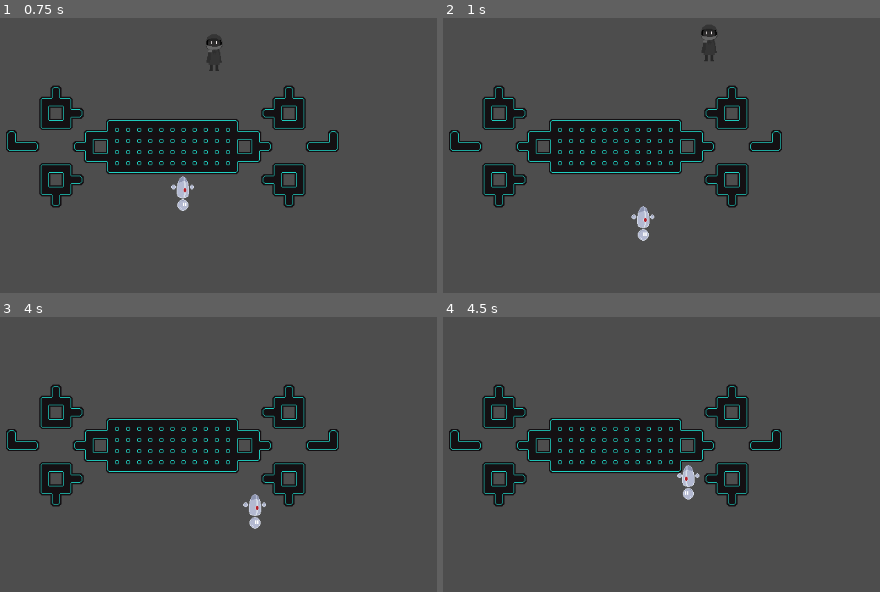
Above: before the commit, frames 1-4 (two rows, left to right).
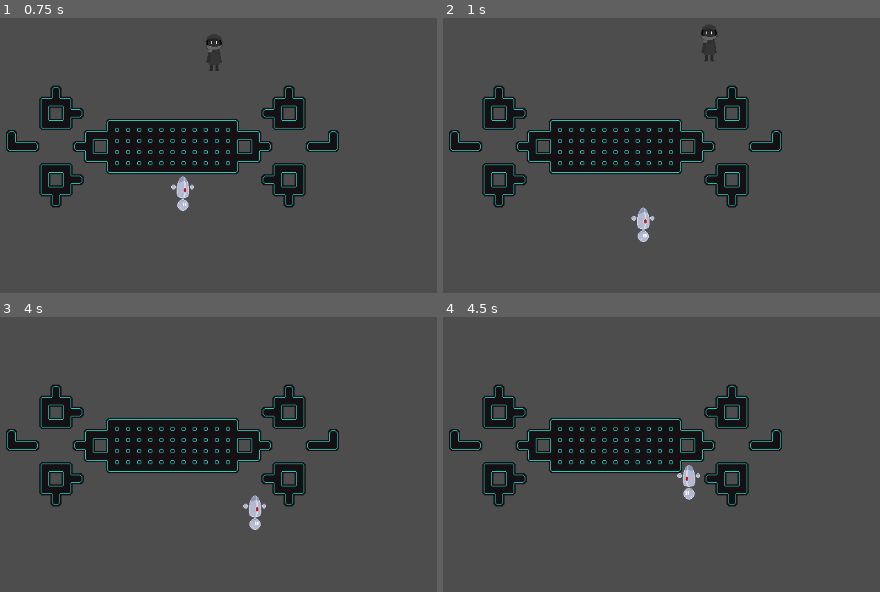
Above: after the commit, the same moments.

Repository: miniaturity/campfire-nyc
Game: Godot game, scene res://scenes/test_scene.tscn
The game is run twice, just before and just after one commit, with the same random seed, the same clock (stepped at 60 frames per second) and the same inputs. The project has no main scene, so this scene is started directly.
Inputs:
- Up to frame 1 (0.75 s): tap Enter (ui_accept) at 0.5 s; hold Right (ui_right) from 0.53 s (still down); hold E (switch_controls) from 0.53 s (still down)
- Up to frame 2 (1 s): keep holding Right (ui_right); keep holding E (switch_controls); tap Enter (ui_accept) at 0.77 s
- Up to frame 3 (4 s): release E (switch_controls) at 1.28 s; tap E (switch_controls) at 1.35, 2.85 s; tap Enter (ui_accept) at 1.52, 3.02, 3.77 s; release Right (ui_right) at 2.03 s; hold Left (ui_left) 2.03-2.78 s; hold E (switch_controls) 2.03-2.78 s; hold Right (ui_right) from 2.78 s (still down); hold E (switch_controls) from 3.53 s (still down)
- Up to frame 4 (4.5 s): release Right (ui_right) at 4.28 s; release E (switch_controls) at 4.28 s; hold Left (ui_left) from 4.28 s (still down); tap E (switch_controls) at 4.35 s

Frame 1 is identical in both runs. In frame 2, 0.1% of the frame differs, in the area x 43-49%, y 68-82%; in frame 3, 0.1%; in frame 4, 0.1%.

Commit message:
Made robot more floaty

Diff:
--- a/src/robot_player.gd
+++ b/src/robot_player.gd
@@ -47,5 +47,5 @@
 func _physics_process(delta: float) -> void:
 	# Add the gravity.
 	if not is_on_ceiling():
-		velocity += -get_gravity() * delta
+		velocity += -(get_gravity() * 0.9) * delta
 	move_and_slide()
